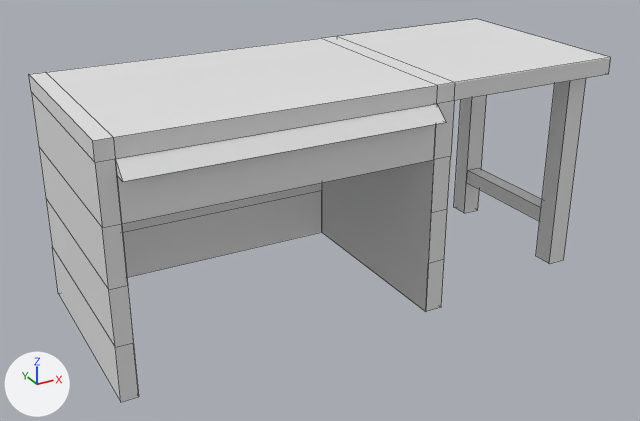
Renders of the Blender file Escape Room VR/Assets/EscapeRoom/Models/tool-table.blend from each side of a commit.
Before and after are seen from a 50 mm lens placed at (-2.04, -3.04, 1.11), pointed at (-0.4, -0.05, -0.38). Every picture has the same lights, and +X, +Y and +Z are marked at lower left. Mesh edges are drawn as thin lines.
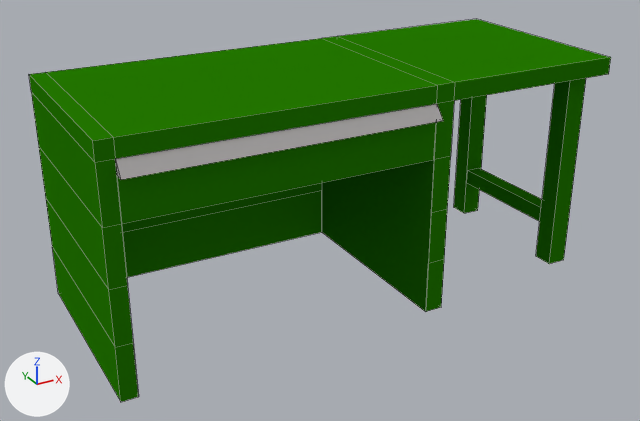
Commit message: Update tool table.

The change, as JSON lines over the scene's bpy script:
```json
{"op": "add", "block": "img_lowpolytexture_png", "code": ["img_lowpolytexture_png = load_image('LowPolyTexture.png', '../Textures/LowPolyTexture.png', 1024, 1024, 'sRGB')"]}
{"op": "add", "block": "mat_main", "code": ["mat_main = diffuse_material('Main')", "mat_main.texture = img_lowpolytexture_png"]}
{"block": "me_cube_004", "where": "me_cube_004.from_pydata(...)  # 8 vertices, 6 faces; spans x -1.0..1.0, y -1.0..1.0, z -1.0..1.0"}
{"op": "add", "block": "me_cube_004", "code": "me_cube_004.materials.append(mat_main)  # picture img_lowpolytexture_png"}
{"block": "me_cube_003", "where": "me_cube_003.from_pydata(...)  # 8 vertices, 6 faces; spans x -1.0..1.0, y -1.0..1.0, z -1.0..1.0"}
{"op": "add", "block": "me_cube_003", "code": "me_cube_003.materials.append(mat_main)  # picture img_lowpolytexture_png"}
{"block": "me_cube", "where": "me_cube.from_pydata(...)  # 62 vertices, 56 faces, 2 loose edges; spans x -1.0..1.0, y -1.0..1.0, z -26.4..1.0"}
{"block": "me_cube", "where": "# used by ob_cube; location = (-0.322, -0.000459, 0.181); scale = (1.09, 0.445, 0.0353)"}
{"block": "me_cube", "change": "me_cube part 1: texture (UV) coordinates changed"}
{"op": "add", "block": "me_cube", "code": "me_cube.materials.append(mat_main)  # picture img_lowpolytexture_png"}
{"block": "me_cube_006", "where": "me_cube_006.from_pydata(...)  # 8 vertices, 6 faces; spans x -1.0..1.0, y -1.0..1.0, z -1.0..1.0"}
{"block": "me_cube_006", "where": "# used by ob_cube_002; location = (0.679, -0.000459, -0.542); rotation_euler = (1.571, 0.0, 0.0), in degrees (90, 0, 0); scale = (0.0351, 0.0351, 0.285)"}
{"block": "me_cube_006", "change": "me_cube_006 part 2: texture (UV) coordinates changed"}
{"op": "add", "block": "me_cube_006", "code": "me_cube_006.materials.append(mat_main)  # picture img_lowpolytexture_png"}
{"block": "me_cube_008", "where": "# used by ob_cube_005; location = (-0.322, -0.000459, 0.181); scale = (0.445, 0.445, 0.445)"}
{"op": "remove", "block": "me_cube_008", "code": "me_cube_008.from_pydata(...)  # 22 vertices, 21 faces; spans x -2.3..0.47, y -1.14..1.0, z -0.58..-0.08"}
{"op": "add", "block": "me_cube_008", "code": "me_cube_008.from_pydata(...)  # 22 vertices, 21 faces; spans x -2.3..0.47, y -1.1..1.0, z -0.58..-0.08"}
{"block": "me_cube_008", "change": "me_cube_008 part 3"}
{"op": "set", "path": "me_cube_008.vertices[20].co", "old": "(-2.3, -1.14, -0.2)", "new": "(-2.3, -1.1, -0.2)", "note": "pixel (122, 181) -> pixel (120, 179)"}
{"op": "set", "path": "me_cube_008.vertices[21].co", "old": "(0.47, -1.14, -0.2)", "new": "(0.47, -1.1, -0.2)", "note": "pixel (446, 122) -> pixel (443, 120)"}
{"block": "me_cube_008", "change": "me_cube_008 part 4: texture (UV) coordinates changed"}
{"op": "add", "block": "me_cube_008", "code": "me_cube_008.materials.append(mat_main)  # picture img_lowpolytexture_png"}
{"op": "add", "block": "ob_cube_001", "code": "ob_cube_001.parent = ob_tooltable"}
{"op": "add", "block": "ob_cube_003", "code": "ob_cube_003.parent = ob_tooltable"}
{"op": "add", "block": "ob_cube", "code": "ob_cube.parent = ob_tooltable"}
{"op": "add", "block": "ob_cube_002", "code": "ob_cube_002.parent = ob_tooltable"}
{"op": "add", "block": "ob_cube_005", "code": "ob_cube_005.parent = ob_tooltable"}
{"op": "add", "block": "ob_tooltable", "code": ["ob_tooltable = bpy.data.objects.new('ToolTable', None)", "ob_tooltable.location = (0.0, 0.0, 0.0)"]}
```

Location of each change, (x1, y1, x2, y2) in pixels of the pictures (640 x 421 px; the box of a moved part takes in the faces that stretch with it):
```json
{"object": "Cube", "change": "recoloured, surface changed, moved", "before": [29, 19, 611, 402], "after": [29, 19, 611, 402], "on screen": "white to green"}
{"object": "Cube.005", "change": "recoloured, reshaped, surface changed, moved", "before": [115, 104, 446, 224], "after": [115, 104, 443, 224], "on screen": "grey to green"}
{"object": "Cube.001", "change": "recoloured, moved", "before": [536, 78, 586, 264], "after": [536, 78, 586, 264], "on screen": "grey to green"}
{"object": "Cube.003", "change": "recoloured, moved", "before": [454, 95, 487, 213], "after": [454, 95, 487, 213], "on screen": "grey to green"}
{"object": "Cube.002", "change": "recoloured, surface changed, moved", "before": [468, 168, 542, 222], "after": [468, 168, 542, 222], "on screen": "grey to green"}
{"part": 3, "of": "me_cube_008", "change": "moved or reshaped", "before": [115, 104, 446, 181], "after": [115, 104, 443, 180]}
```
